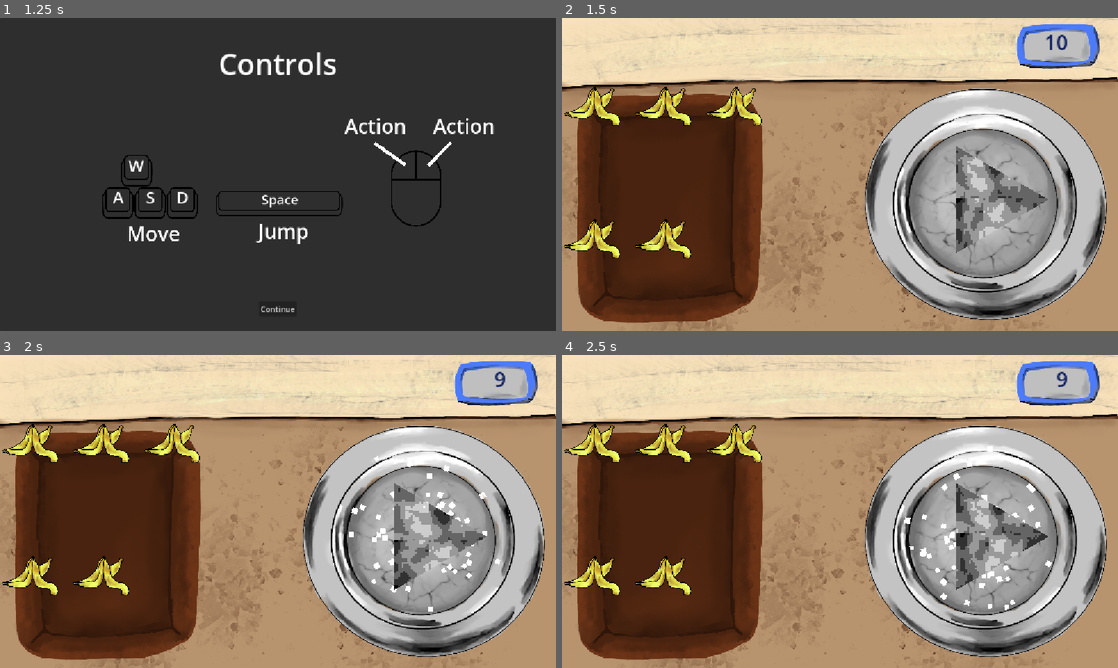
Above: before the commit, frames 1-4 (two rows, left to right).
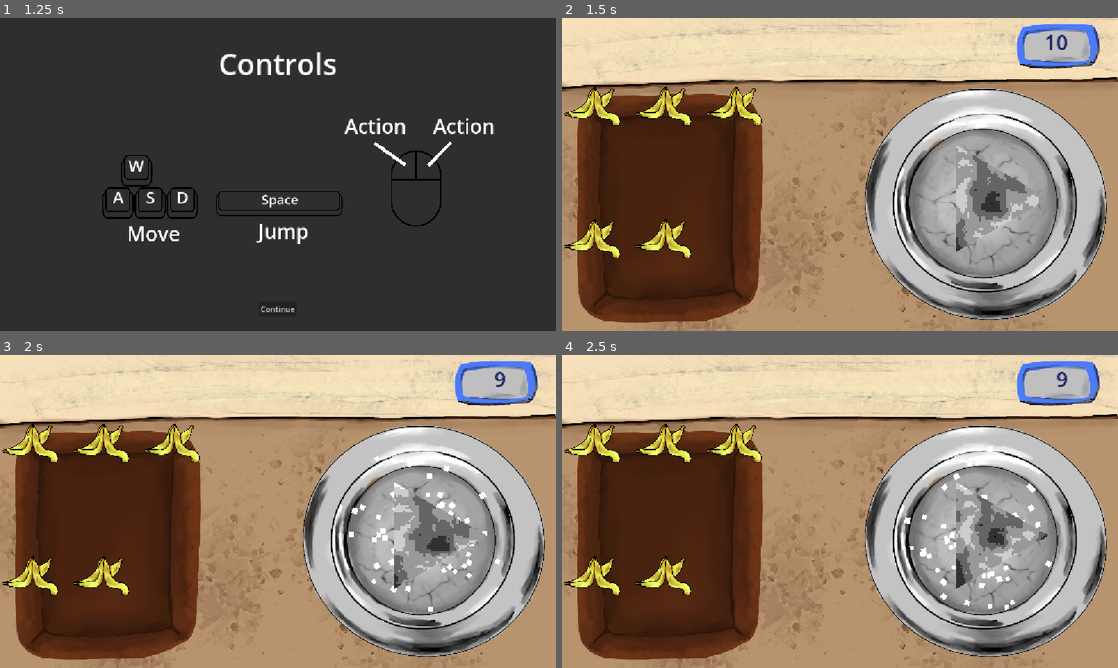
Above: after the commit, the same moments.

Repository: KIT-GameJam/Firework-Craft
Game: Godot game, scene res://gamemanager/gamemanager.tscn
Same seed, same stepped clock (60 frames per second), same inputs: the game is played once before the commit and once after it.
Inputs (mouse positions are in pixels of both pictures, inside the frame that each line leads up to):
- Up to frame 1 (1.25 s): click "Start" at 0.5 s
- Up to frame 2 (1.5 s): click "Continue" at 1.25 s
- Up to frame 3 (2 s): no input
- Up to frame 4 (2.5 s): tap Enter at 2 s; move the mouse to (962, 495) at 2.02 s; hold D (move_right) from 2.03 s (still down); click (962, 495) at 2.17 s

Frame 1 is identical in both runs. In frame 2, 2.1% of the frame differs, in the area x 70-88%, y 40-76%; in frame 3, 2.1%; in frame 4, 2.1%.

Commit message:
shader allows color change now

Diff:
--- a/entities/flask/particles.gd
+++ b/entities/flask/particles.gd
@@ -25,4 +25,4 @@
 
 func set_flask_color(color: Color):
 	particles.color = color
-	form.set_color(color)
+	form.set_shader_color(color)
--- a/entities/flask/particles.tscn
+++ b/entities/flask/particles.tscn
@@ -9,13 +9,11 @@
 [sub_resource type="GradientTexture2D" id="GradientTexture2D_8my8b"]
 gradient = SubResource("Gradient_8ko70")
 
-[sub_resource type="Gradient" id="Gradient_8my8b"]
-
-[sub_resource type="FastNoiseLite" id="FastNoiseLite_hpbrh"]
+[sub_resource type="FastNoiseLite" id="FastNoiseLite_8ko70"]
 
 [sub_resource type="NoiseTexture2D" id="NoiseTexture2D_21dc6"]
-noise = SubResource("FastNoiseLite_hpbrh")
-color_ramp = SubResource("Gradient_8my8b")
+noise = SubResource("FastNoiseLite_8ko70")
+seamless = true
 
 [sub_resource type="ShaderMaterial" id="ShaderMaterial_hpbrh"]
 shader = ExtResource("3_8ko70")
@@ -23,6 +21,7 @@
 shader_parameter/noise_tex_size = Vector2(256, 256)
 shader_parameter/color_ramp = SubResource("GradientTexture2D_8my8b")
 shader_parameter/color_amount = 5
+shader_parameter/color_modulate = Vector3(1, 1, 1)
 shader_parameter/wave_speed = 5.0
 shader_parameter/frequency_x = 10.0
 shader_parameter/frequency_y = 10.0
@@ -30,7 +29,8 @@
 shader_parameter/amplitude_y = 0.02
 shader_parameter/pixel_amount = 128.0
 
-[sub_resource type="NoiseTexture2D" id="NoiseTexture2D_1koxp"]
+[sub_resource type="PlaceholderTexture2D" id="PlaceholderTexture2D_8my8b"]
+size = Vector2(512, 512)
 
 [sub_resource type="Gradient" id="Gradient_boyrj"]
 colors = PackedColorArray(0, 0, 0, 1, 1, 0, 0.016666412, 1)
@@ -46,6 +46,7 @@
 shader_parameter/noise_tex_size = Vector2(256, 256)
 shader_parameter/color_ramp = SubResource("GradientTexture2D_pbxtq")
 shader_parameter/color_amount = 5
+shader_parameter/color_modulate = Vector3(1, 1, 1)
 shader_parameter/wave_speed = 1.0
 shader_parameter/frequency_x = 10.0
 shader_parameter/frequency_y = 10.0
@@ -61,10 +62,6 @@
 [node name="Particles" type="Control"]
 layout_mode = 3
 anchors_preset = 0
-offset_left = 565.0
-offset_top = 336.0
-offset_right = 565.0
-offset_bottom = 336.0
 script = ExtResource("1_85akk")
 
 [node name="CPUParticles2D" type="CPUParticles2D" parent="."]
@@ -82,7 +79,9 @@
 
 [node name="Form" type="Polygon2D" parent="."]
 material = SubResource("ShaderMaterial_hpbrh")
-texture = SubResource("NoiseTexture2D_1koxp")
+position = Vector2(0, -2)
+color = Color(0.060000002, 0.40466678, 1, 1)
+texture = SubResource("PlaceholderTexture2D_8my8b")
 script = ExtResource("5_hpbrh")
 
 [node name="Polygon2D" type="Polygon2D" parent="."]
--- a/entities/flask/particles_form.gd
+++ b/entities/flask/particles_form.gd
@@ -3,9 +3,6 @@
 @export var base_radius := 128.0
 var radius := base_radius
 var segments := 3
-
-func _ready() -> void:
-	modulate = Color.BLUE
 
 func set_size(size: int):
 	radius = base_radius + size * 10
@@ -14,6 +11,10 @@
 func set_corners(corners: int):
 	segments = 3 + corners
 	_redraw()
+
+func set_shader_color(new_color: Color):
+	var mat: ShaderMaterial = material
+	mat.set_shader_parameter("color_modulate", Vector3(new_color.r, new_color.g, new_color.b))
 
 func _redraw():
 	var points = []
--- a/other/water.gdshader
+++ b/other/water.gdshader
@@ -1,12 +1,13 @@
 shader_type canvas_item;
 
 uniform sampler2D SCREEN_TEXTURE : hint_screen_texture, filter_linear_mipmap;
-
 uniform sampler2D noise_tex : hint_default_white;
 uniform vec2 noise_tex_size = vec2(256.0, 256.0);
-
 uniform sampler2D color_ramp : hint_default_white;
 uniform int color_amount : hint_range(1,20,1) = 5;
+
+// use normalized color 0..1
+uniform vec3 color_modulate = vec3(1.0, 1.0, 0.63);
 
 uniform float wave_speed = 1.0;
 uniform float frequency_x = 10.0;
@@ -16,30 +17,28 @@
 uniform float pixel_amount = 64.0;
 
 void fragment() {
-	float init_alpha = texture(TEXTURE, UV).a;
+    float init_alpha = texture(TEXTURE, UV).a;
 
-	//pixelation
-	vec2 grid_uv = floor(UV * pixel_amount) / pixel_amount;
+    vec2 grid_uv = floor(UV * pixel_amount) / pixel_amount;
 
-	//wave effect
-	float off_x = sin(grid_uv.y * frequency_x + TIME * wave_speed) * amplitude_x;
-	float off_y = cos(grid_uv.x * frequency_y + TIME * wave_speed) * amplitude_y;
-	vec2  offset = vec2(off_x, off_y);
+    float off_x = sin(grid_uv.y * frequency_x + TIME * wave_speed) * amplitude_x;
+    float off_y = cos(grid_uv.x * frequency_y + TIME * wave_speed) * amplitude_y;
+    vec2 offset = vec2(off_x, off_y);
 
-	//ossilation
-	vec2 ossilation = grid_uv + vec2(sin(grid_uv.x * frequency_x + TIME * wave_speed) * amplitude_x, cos(grid_uv.y * frequency_y + TIME * wave_speed) * amplitude_y);
-	vec2 px = floor(fract(ossilation) * noise_tex_size);
-	float noise = texture(noise_tex, (px + 0.5) / noise_tex_size).r;
+    vec2 ossilation = grid_uv + vec2(sin(grid_uv.x * frequency_x + TIME * wave_speed) * amplitude_x,
+                                     cos(grid_uv.y * frequency_y + TIME * wave_speed) * amplitude_y);
+    vec2 px = floor(fract(ossilation) * noise_tex_size);
+    float noise = texture(noise_tex, (px + 0.5) / noise_tex_size).r;
 
-	//moving the bg under
-	vec4 color = texture(SCREEN_TEXTURE, SCREEN_UV + offset);
+    // get ramp
+    vec4 ramp_color = texture(color_ramp, vec2(round(noise * float(color_amount)) / float(color_amount), 1));
 
-	//color ramp :D
-	vec4 ramp_color = texture(color_ramp, vec2(round(noise*float(color_amount))/float(color_amount), 1));
-	color = ramp_color;
+    // apply modulate (multiply tint)
+    vec3 modulated_rgb = ramp_color.rgb * color_modulate;
+    vec4 modulated = vec4(modulated_rgb, ramp_color.a);
 
+    vec4 color = modulated;
+    color.a *= init_alpha * ramp_color.a;
 
-	color.a *= init_alpha*ramp_color.a;
-
-	COLOR = color;
+    COLOR = color;
 }
Not shown: 1 places in entities/flask/particles.tscn that only renumber resources
